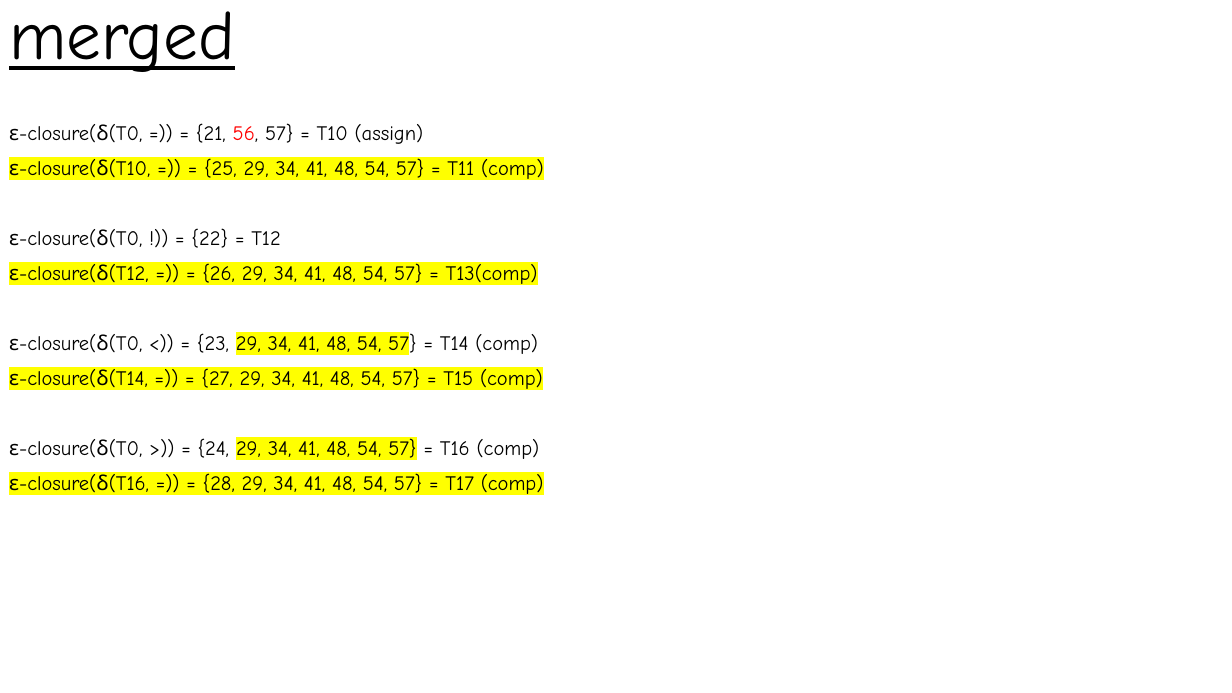
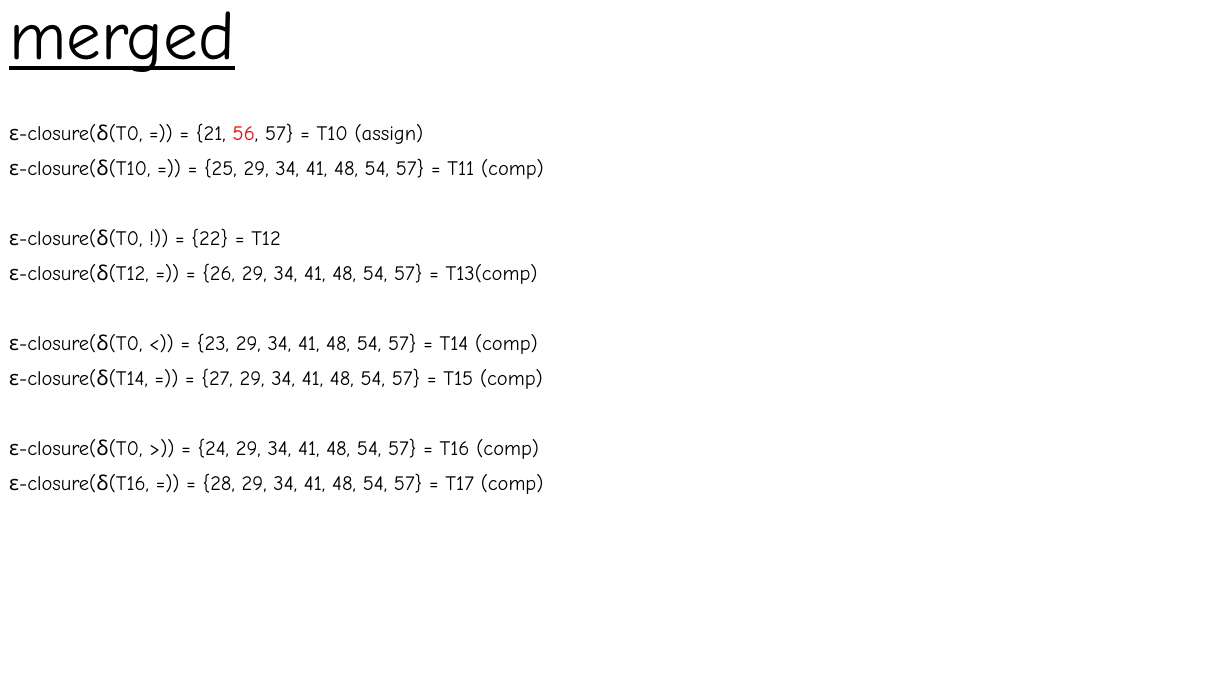
Before and after one commit to Absy-Serendipity/compiler, a slide deck: slide 39 of regular expression/NFA_DFA.pptx (slide 37 before the commit). Drawn at 1232x693 pixels with LibreOffice and Linux fonts; fonts in the diff are those of the drawing. Boxes give left, top, right and bottom in pixels: in the first picture for what was removed or moved away, otherwise in the second. Text is boxed around its words. In the diff, an @@ line names an element or a change of style, - is before the commit and + after.

```diff
--- a/regular expression/NFA_DFA.pptx
+++ b/regular expression/NFA_DFA.pptx
@@ text at bbox=[9, 158, 544, 494]: highlight #FFFF00 to none in "ε-closure(δ(T10, =)) = {25, 29, 34, 41, ...", "ε-closure(δ(T12, =)) = {26, 29, 34, 41, ...", "29, 34, 41, 48, 54, 57}", "ε-closure(δ(T14, =)) = {27, 29, 34, 41, ..." and 2 more places @@
```
Also in this commit, not shown: 1 other slide changed, 8 slides added, 29 other files.
